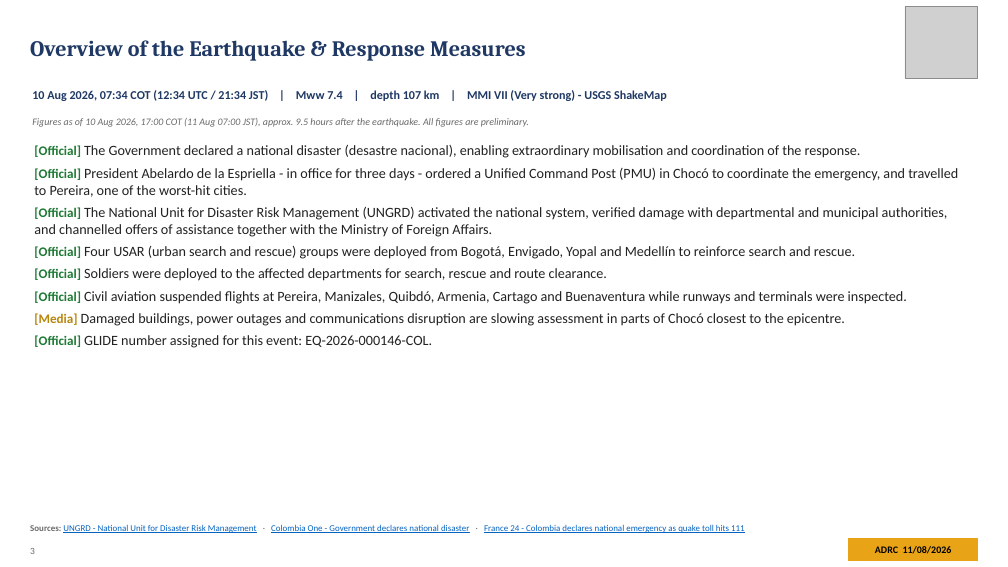
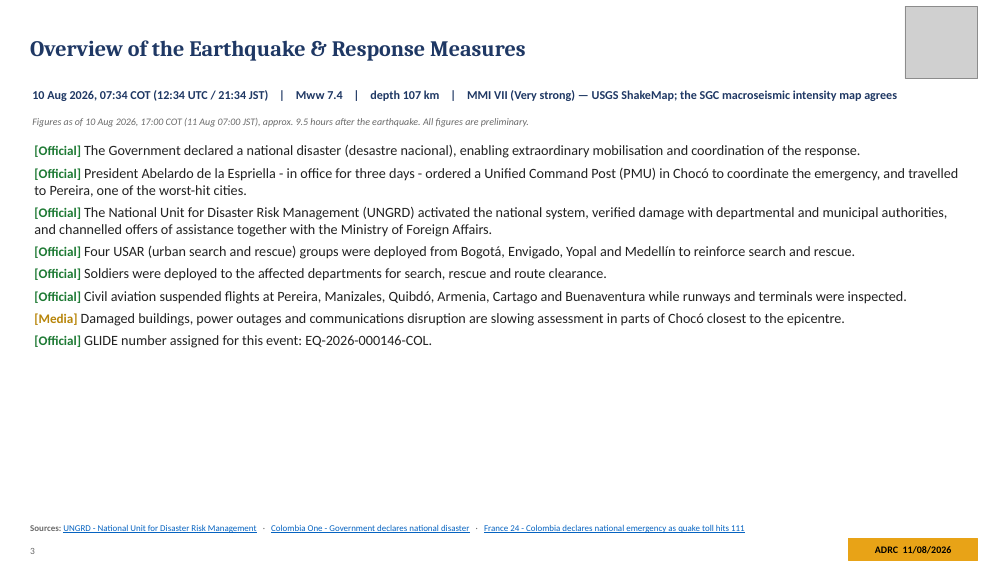
Before and after one commit to kochobi-max/whatsmap, a slide deck: slide 3 of reports/colombia_eq_20260810/output/ADRC_EQ_COL_Choco_20260810_EN.pptx. Drawn at 1008x567 pixels with LibreOffice and Linux fonts; fonts in the diff are those of the drawing; grey boxes stand for pictures. Boxes give left, top, right and bottom in pixels: in the first picture for what was removed or moved away, otherwise in the second. Text is boxed around its words. In the diff, an @@ line names an element or a change of style, - is before the commit and + after.

```diff
--- a/reports/colombia_eq_20260810/output/ADRC_EQ_COL_Choco_20260810_EN.pptx
+++ b/reports/colombia_eq_20260810/output/ADRC_EQ_COL_Choco_20260810_EN.pptx
@@ text at [32,90,897,101]: text changed @@
-10 Aug 2026, 07:34 COT (12:34 UTC / 21:34 JST) | Mww 7.4 | depth 107 km | MMI VII (Very strong) - USGS ShakeMap
+10 Aug 2026, 07:34 COT (12:34 UTC / 21:34 JST) | Mww 7.4 | depth 107 km | MMI VII (Very strong) — USGS ShakeMap; the SGC macroseismic intensity map agrees
```
Also in this commit, not shown: 17 other slides changed, 1 slide added, 11 other files.
